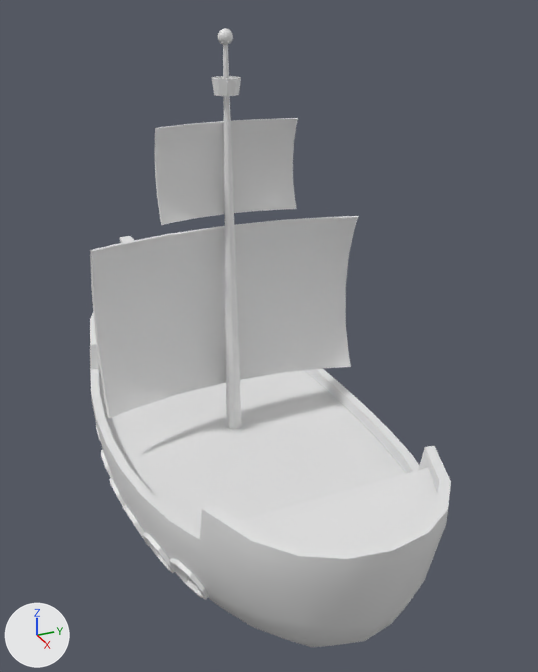
Renders of the FBX model models/pirate_ship/pirate_ship.fbx from each side of a commit.
Rendered twice from a 50 mm camera at (3.06, -1.63, 2.97) aimed at (-1.31, 0.34, 0.78). Arrows for +X, +Y and +Z are at lower left; the lights stay in place. Where no turn or scale is listed for an object, it has been applied to the vertices.

Objects in the first picture: "Crow's Nest", 'Mast', 'Mast Tip', 'Sail Large', 'Sail Small', 'Ship'.
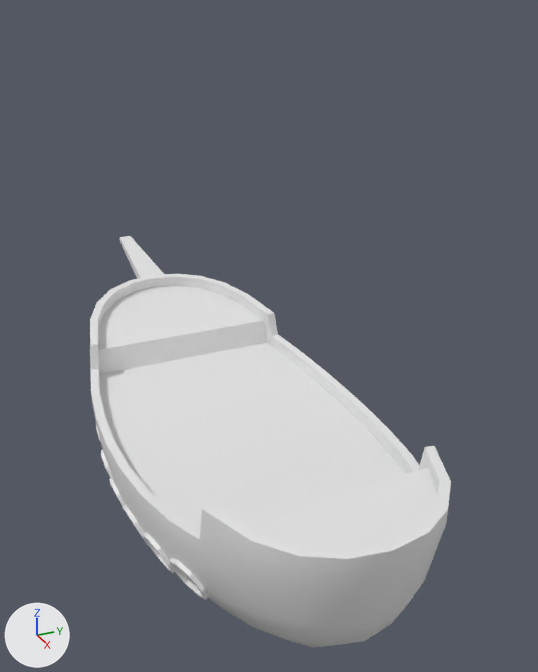
The newer file is also turned or shifted as a whole; pictures and numbers use the older file's frame.

Where the change shows, as pixel boxes [x1, y1, x2, y2] in the pictures (538 x 672 px):
'Sail Large', deleted
    before: [90, 216, 358, 418]
'Sail Small', deleted
    before: [154, 118, 298, 225]
'Mast', deleted
    before: [223, 45, 245, 429]
"Crow's Nest", deleted
    before: [212, 76, 241, 96]
'Mast Tip', deleted
    before: [218, 29, 233, 45]

Patch to the scene script:
```diff
--- a/models/pirate_ship/pirate_ship.fbx.py
+++ b/models/pirate_ship/pirate_ship.fbx.py
@@ ob_mast @@
-ob_mast = bpy.data.objects.new('Mast', me_circle)
-ob_mast.location = (-1.152, 0.0, 0.224)
@@ ob_mast_tip @@
-ob_mast_tip = bpy.data.objects.new('Mast Tip', me_sphere)
-ob_mast_tip.location = (-1.152, 0.0, 2.757)
-ob_mast_tip.scale = (-0.0435, -0.0435, -0.0435)
@@ ob_crow_s_nest @@
-ob_crow_s_nest = bpy.data.objects.new("Crow's Nest", me_cylinder)
-ob_crow_s_nest.location = (-1.153, 0.0, 2.493)
@@ ob_sail_large @@
-ob_sail_large = bpy.data.objects.new('Sail Large', me_plane)
-ob_sail_large.location = (-1.076, 0.0, 1.092)
@@ ob_sail_small @@
-ob_sail_small = bpy.data.objects.new('Sail Small', me_plane_001)
-ob_sail_small.location = (-1.116, 0.0, 2.012)
```
